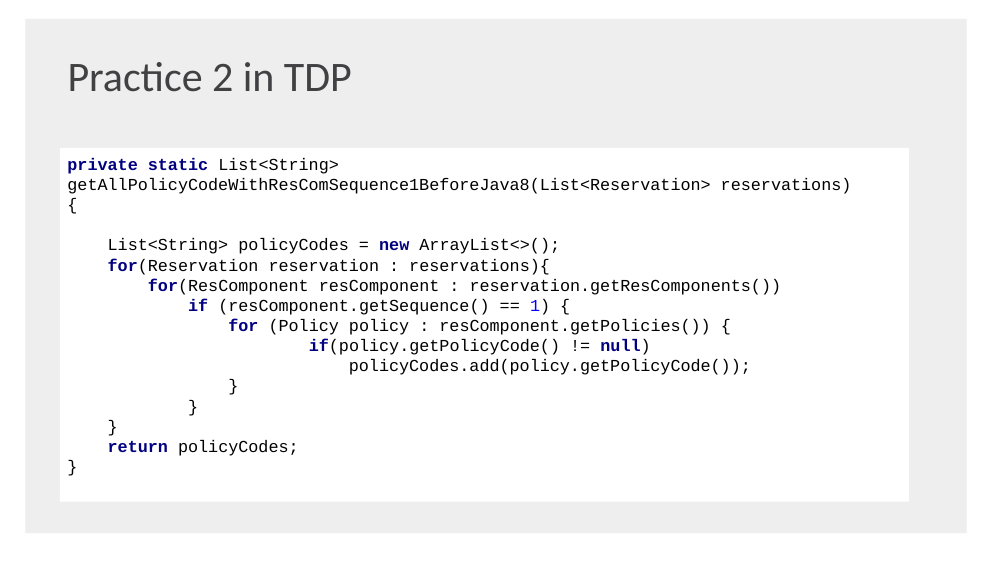
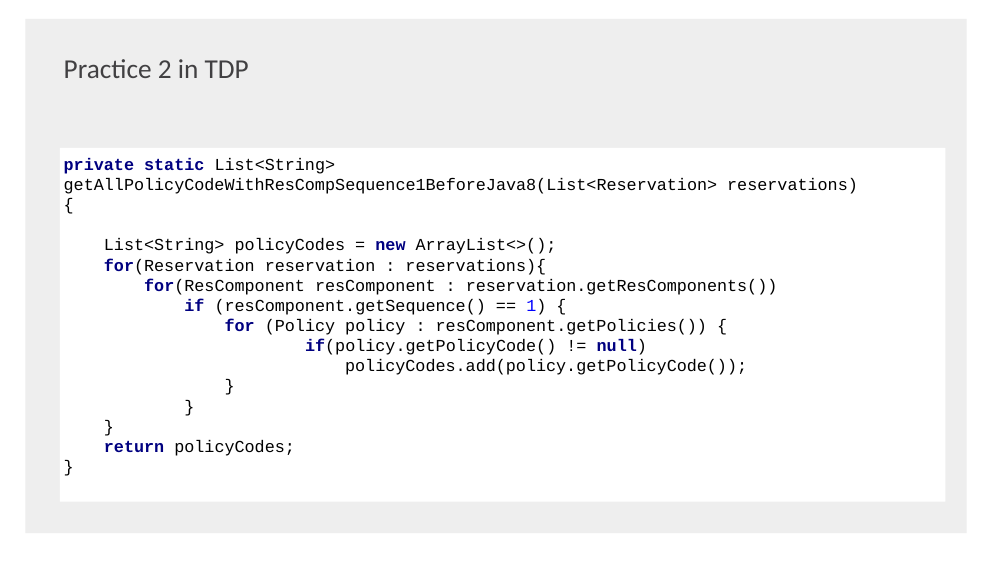
Before and after one commit to shaojie-xu-kp/Java8_lunch_learn, a slide deck: slide 42 of Java 8 & TDP.pptx (slide 54 before the commit). Drawn at 1008x567 pixels with LibreOffice and Linux fonts; fonts in the diff are those of the drawing; background and template pictures are left out. Boxes give left, top, right and bottom in pixels: in the first picture for what was removed or moved away, otherwise in the second. Text is boxed around its words. In the diff, an @@ line names an element or a change of style, - is before the commit and + after.

```diff
--- a/Java 8 & TDP.pptx
+++ b/Java 8 & TDP.pptx
@@ text "Practice 2 in TDP" at bbox=[64, 59, 249, 78]: size 40 to 26 pt; less space between paragraphs @@
@@ rectangle "private static List<String> getAllPolicyCodeWithResCompSeque ...": place and size @@
-rectangle "private static List<String> getAllPolicyCodeWithResCompSeque ..." at bbox=[60, 148, 909, 502]
+rectangle "private static List<String> getAllPolicyCodeWithResCompSeque ..." at bbox=[60, 148, 945, 502]
@@ text in rectangle at bbox=[64, 158, 858, 194]: text changed @@
-private static List<String> getAllPolicyCodeWithResComSequence1BeforeJava8(List<Reservation> reservations)
+private static List<String> getAllPolicyCodeWithResCompSequence1BeforeJava8(List<Reservation> reservations)
```
Also in this commit, not shown: 41 other slides changed, 3 slides added, 15 slides removed, 1 other file.
